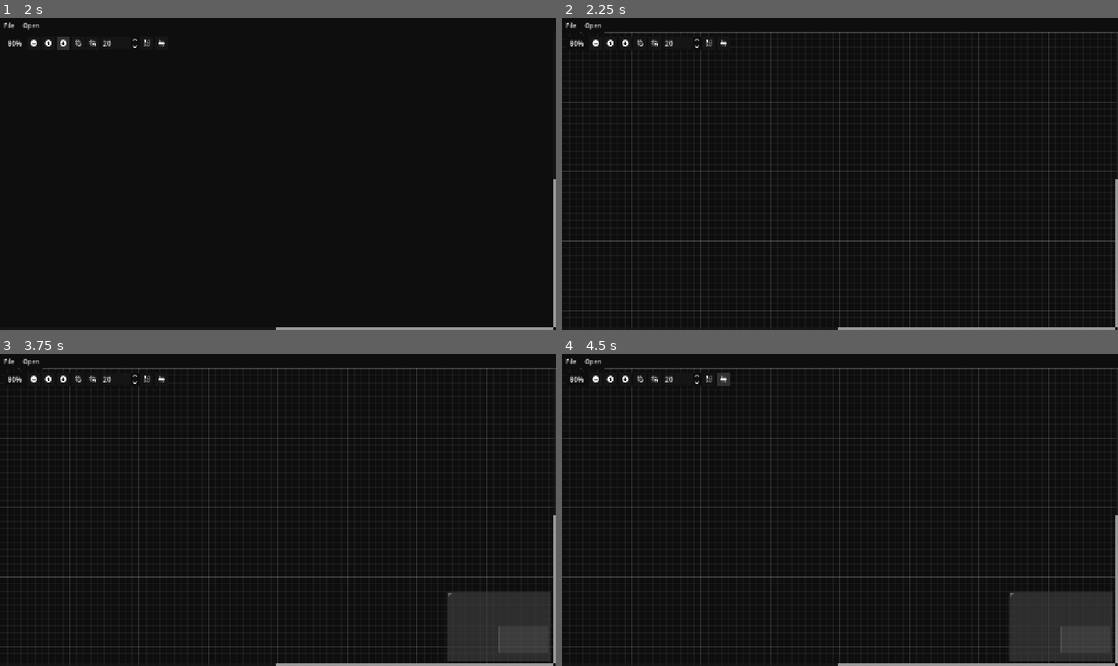
Above: before the commit, frames 1-4 (two rows, left to right).
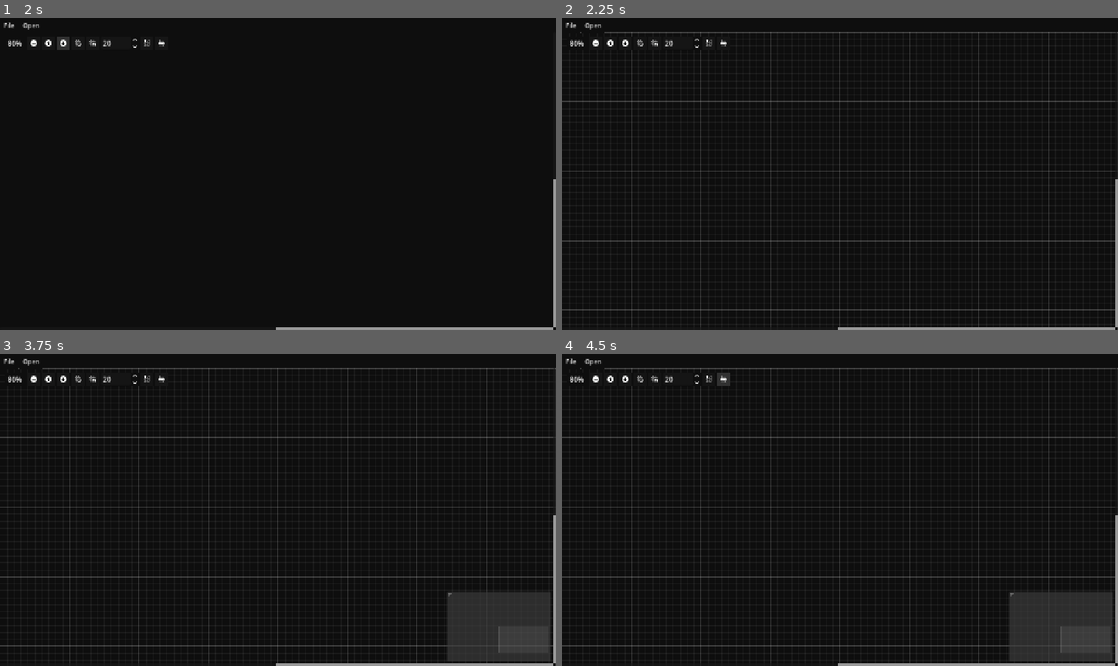
Above: after the commit, the same moments.

Repository: IsaacAneek/flow-maker
Game: Godot game, scene res://scenes/node_2d.tscn
Same seed, same stepped clock (60 frames per second), same inputs: the game is played once before the commit and once after it.
Inputs (mouse positions are in pixels of both pictures, inside the frame that each line leads up to):
- Up to frame 1 (2 s): click (33, 42) at 0.5 s; click (61, 42) at 1.25 s
- Up to frame 2 (2.25 s): click (639, 42) at 2 s
- Up to frame 3 (3.75 s): click (94, 378) at 2.75 s; click (144, 378) at 3.5 s
- Up to frame 4 (4.5 s): click (723, 378) at 4.25 s

Frame 1 is identical in both runs. In frame 2, 1.3% of the frame differs, in the area x 0-100%, y 26-94%; in frame 3, 1.2%; in frame 4, 1.2%.

Commit message:
Solved issue when the menubar would stretch unusually when resized

Diff:
--- a/scenes/node_2d.tscn
+++ b/scenes/node_2d.tscn
@@ -31,10 +31,9 @@
 [node name="GraphEdit" type="GraphEdit" parent="."]
 layout_mode = 1
 anchors_preset = -1
-anchor_top = 0.048
 anchor_right = 1.0
 anchor_bottom = 1.0
-offset_top = -0.560001
+offset_top = 34.0
 grow_horizontal = 2
 grow_vertical = 2
 scroll_offset = Vector2(0, -0.560001)
@@ -50,8 +49,7 @@
 layout_mode = 1
 anchors_preset = -1
 anchor_right = 1.0
-anchor_bottom = 0.047
-offset_bottom = 0.16
+offset_bottom = 34.0
 
 [node name="MenuBar" type="MenuBar" parent="Panel"]
 layout_mode = 1
Not shown, changed: export_presets.cfg
